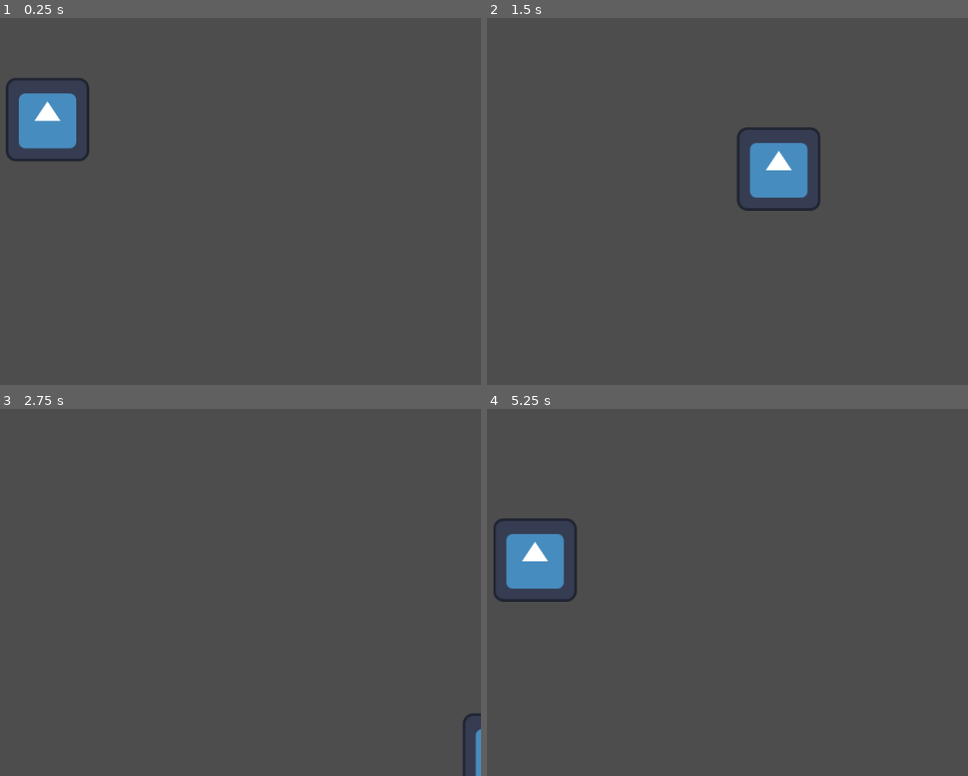
Above: before the commit, frames 1-4 (two rows, left to right).
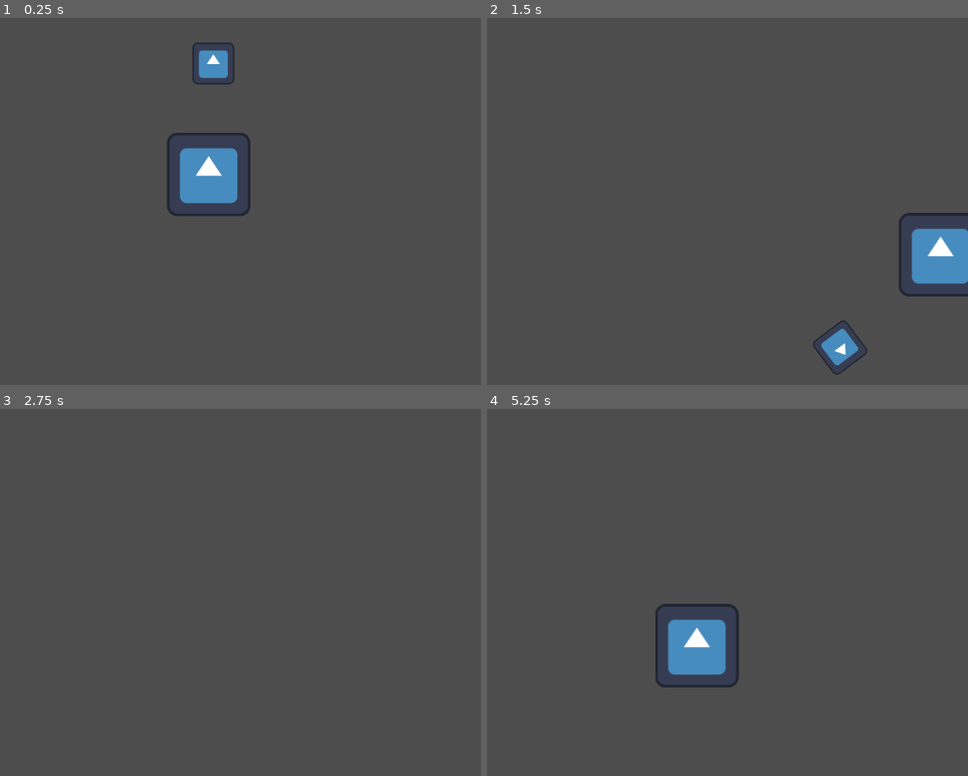
Above: after the commit, the same moments.

Repository: BlackBarman/GMTKJAM2025
Game: Godot game, scene res://Scenes/game_tapiro.tscn
Two runs of this game, one before a commit and one after it. Both use one fixed random seed, a clock stepped at 60 frames per second and the inputs below. The engine's default icon, where the game draws it, is replaced by a stand-in: a white triangle on a blue panel in a dark square.
Inputs:
- Up to frame 1 (0.25 s): no input
- Up to frame 2 (1.5 s): hold Right (ui_right) 0.53-1.28 s; hold Down (ui_down) from 1.28 s (still down)
- Up to frame 3 (2.75 s): release Down (ui_down) at 2.03 s; hold Right (ui_right) from 2.03 s (still down)
- Up to frame 4 (5.25 s): release Right (ui_right) at 2.78 s; hold Up (ui_up) 2.78-3.53 s; tap Enter at 3.5 s; hold Left (ui_left) 3.53-5.03 s; hold Down (ui_down) from 5.03 s (still down)

The runs differ from the first frame. In frame 1, 5.3% of the frame differs, in the area x 1-53%, y 6-55%; in frame 2, 5.1%; in frame 3, 0.3%; in frame 4, 4.8%.

Commit message:
cleaned shit

Diff:
--- a/workingtitle/Player.gd
+++ /dev/null
@@ -1 +0,0 @@
-extends CharacterBody2D
--- a/workingtitle/Player.tscn
+++ b/workingtitle/Player.tscn
@@ -1,3 +1,12 @@
-[gd_scene format=3 uid="uid://40ar1wcgg7xh"]
+[gd_scene load_steps=3 format=3 uid="uid://cd6hxf21qmau"]
+
+[ext_resource type="PackedScene" uid="uid://6iy5xn2ixjv1" path="res://Shape.tscn" id="1_kpjcp"]
+[ext_resource type="PackedScene" uid="uid://xjauej5cntab" path="res://Scenes/player.tscn" id="2_kne1u"]
 
 [node name="Game tapiro" type="Node2D"]
+
+[node name="Node2D" parent="." instance=ExtResource("1_kpjcp")]
+position = Vector2(386, 217)
+
+[node name="Player Tapiro" parent="." instance=ExtResource("2_kne1u")]
+position = Vector2(413, 369)
--- a/workingtitle/Scenes/game_tapiro.tscn
+++ b/workingtitle/Scenes/game_tapiro.tscn
@@ -1,11 +1,16 @@
-[gd_scene load_steps=2 format=3 uid="uid://x7jafmqw5081"]
+[gd_scene load_steps=3 format=3 uid="uid://x7jafmqw5081"]
 
 [ext_resource type="PackedScene" uid="uid://xjauej5cntab" path="res://Scenes/player.tscn" id="1_kwsj0"]
+[ext_resource type="PackedScene" uid="uid://6iy5xn2ixjv1" path="res://Shape.tscn" id="2_ke0t5"]
 
 [node name="Game Tapiro" type="Node2D"]
 
 [node name="Player Tapiro" parent="." instance=ExtResource("1_kwsj0")]
-position = Vector2(79, 45)
+position = Vector2(719, 320)
+
+[node name="Node2D" parent="." instance=ExtResource("2_ke0t5")]
+position = Vector2(731, 114)
+mass = 0.02
 
 [node name="Camera2D" type="Camera2D" parent="."]
-position = Vector2(172, 122)
+position = Vector2(565, 313)
--- /dev/null
+++ b/workingtitle/Shape.gd
@@ -0,0 +1,11 @@
+extends RigidBody2D
+
+
+# Called when the node enters the scene tree for the first time.
+func _ready() -> void:
+	pass # Replace with function body.
+
+
+# Called every frame. 'delta' is the elapsed time since the previous frame.
+func _process(delta: float) -> void:
+	pass
--- a/workingtitle/project.godot
+++ b/workingtitle/project.godot
@@ -14,6 +14,10 @@
 run/main_scene="uid://x7jafmqw5081"
 config/features=PackedStringArray("4.4", "Forward Plus")
 config/icon="res://icon.svg"
+
+[editor_plugins]
+
+enabled=PackedStringArray("res://addons/regular_polygon2d_node/plugin.cfg")
 
 [input]
 
--- a/workingtitle/shape.tscn
+++ b/workingtitle/shape.tscn
@@ -1,8 +1,20 @@
-[gd_scene format=3 uid="uid://dckptvujqvpb4"]
+[gd_scene load_steps=4 format=3 uid="uid://6iy5xn2ixjv1"]
 
-[node name="Shape" type="Node2D"]
+[ext_resource type="Script" uid="uid://cmtxupceoj122" path="res://Shape.gd" id="1_17iwj"]
+[ext_resource type="Texture2D" uid="uid://cixwpjrix72cw" path="res://icon.svg" id="2_17iwj"]
 
-[node name="Polygon2D" type="Polygon2D" parent="."]
-position = Vector2(-5, -10)
-color = Color(1, 0, 1, 1)
-polygon = PackedVector2Array(14, 18, 23, 19, 22, 26, 13, 25)
+[sub_resource type="RectangleShape2D" id="RectangleShape2D_enwtc"]
+size = Vector2(64, 64)
+
+[node name="RigidBody2D" type="RigidBody2D"]
+position = Vector2(270, 188)
+linear_velocity = Vector2(0, 5)
+linear_damp_mode = 1
+script = ExtResource("1_17iwj")
+
+[node name="CollisionShape2D" type="CollisionShape2D" parent="."]
+shape = SubResource("RectangleShape2D_enwtc")
+
+[node name="Icon" type="Sprite2D" parent="."]
+scale = Vector2(0.5, 0.5)
+texture = ExtResource("2_17iwj")
Not shown: 1 places in workingtitle/Palyer2.tscn that only renumber resources
Not shown, removed: workingtitle/Player.gd.uid
Not shown, added: workingtitle/Shape.gd.uid
Not shown, added: workingtitle/LICENSE
